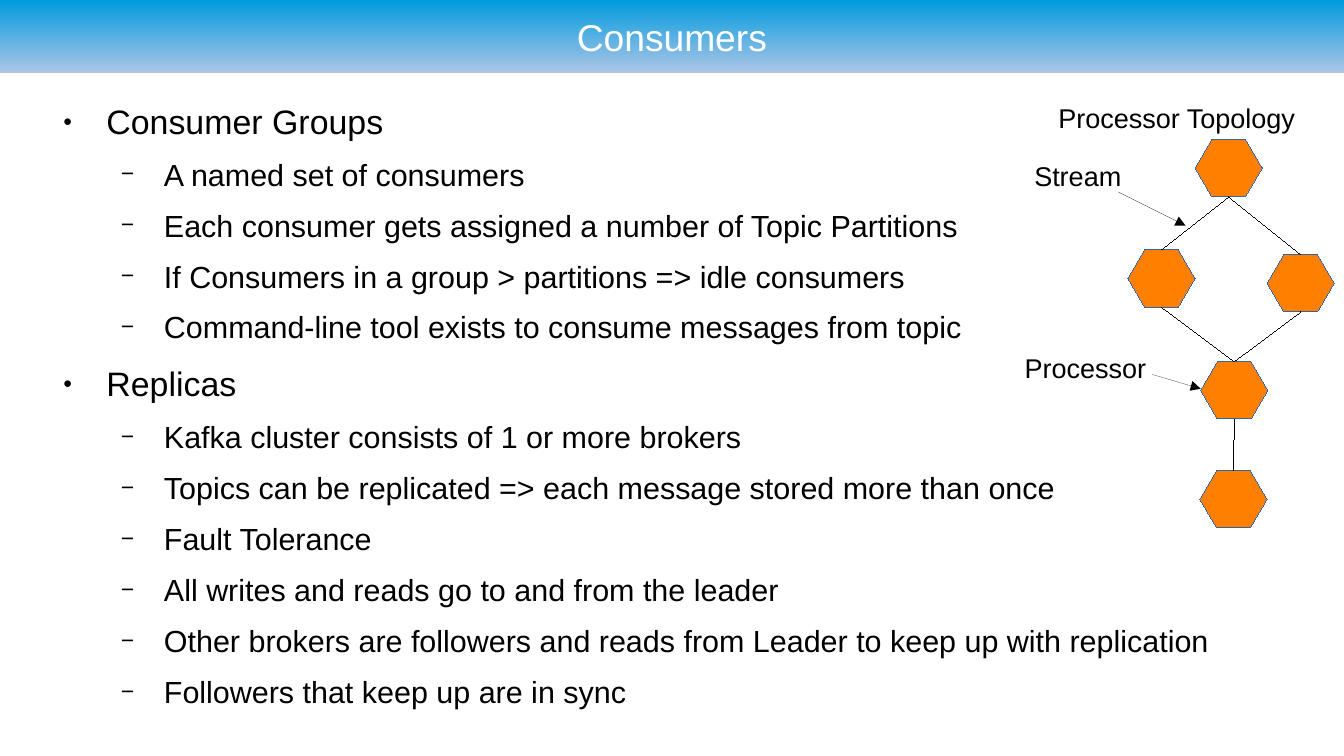
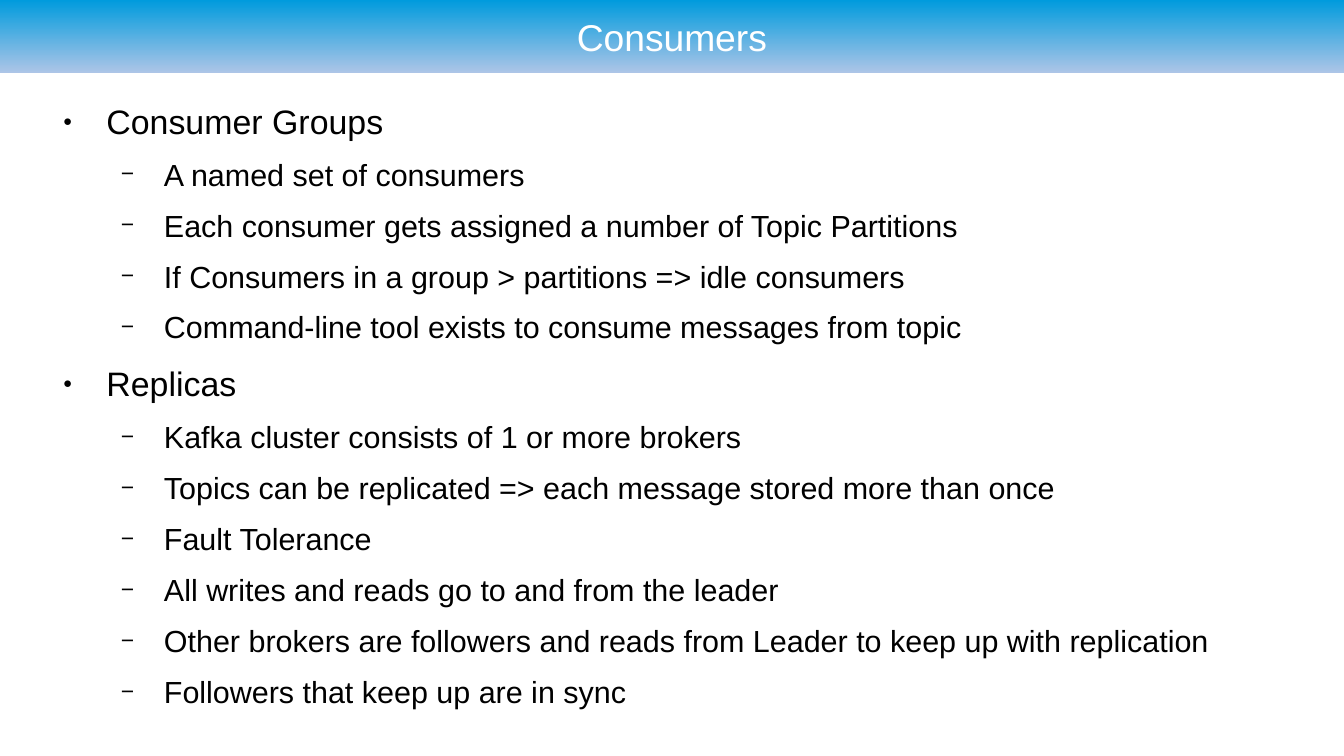
Before and after one commit to ryzlab/kafka-kompetensdag, a slide deck: slide 20 of doc/presentation.odp (slide 18 before the commit). Drawn at 1344x756 pixels with LibreOffice and Linux fonts; fonts in the diff are those of the drawing; background and template pictures are left out. Boxes give left, top, right and bottom in pixels: in the first picture for what was removed or moved away, otherwise in the second. Text is boxed around its words. In the diff, an @@ line names an element or a change of style, - is before the commit and + after.

```diff
--- a/doc/presentation.odp
+++ b/doc/presentation.odp
@@ text removed at [1058,108,1295,133] @@
-Processor Topology
@@ hexagon removed at [1195,139,1262,196] @@
@@ text removed at [1034,167,1121,187] @@
-Stream
@@ arrow removed from (1118, 191) to (1185, 226) @@
@@ line removed from (1229, 196) to (1162, 250) @@
@@ line removed from (1229, 196) to (1301, 255) @@
@@ hexagon removed at [1128,250,1195,307] @@
@@ hexagon removed at [1267,255,1334,312] @@
@@ line removed from (1162, 307) to (1234, 362) @@
@@ line removed from (1301, 312) to (1234, 362) @@
@@ text removed at [1025,359,1147,379] @@
-Processor
@@ arrow removed from (1153, 374) to (1201, 389) @@
@@ hexagon removed at [1201,361,1268,418] @@
@@ line removed from (1234, 420) to (1234, 471) @@
@@ hexagon removed at [1200,471,1267,528] @@
```
Also in this commit, not shown: 17 other slides changed, 2 slides added.
